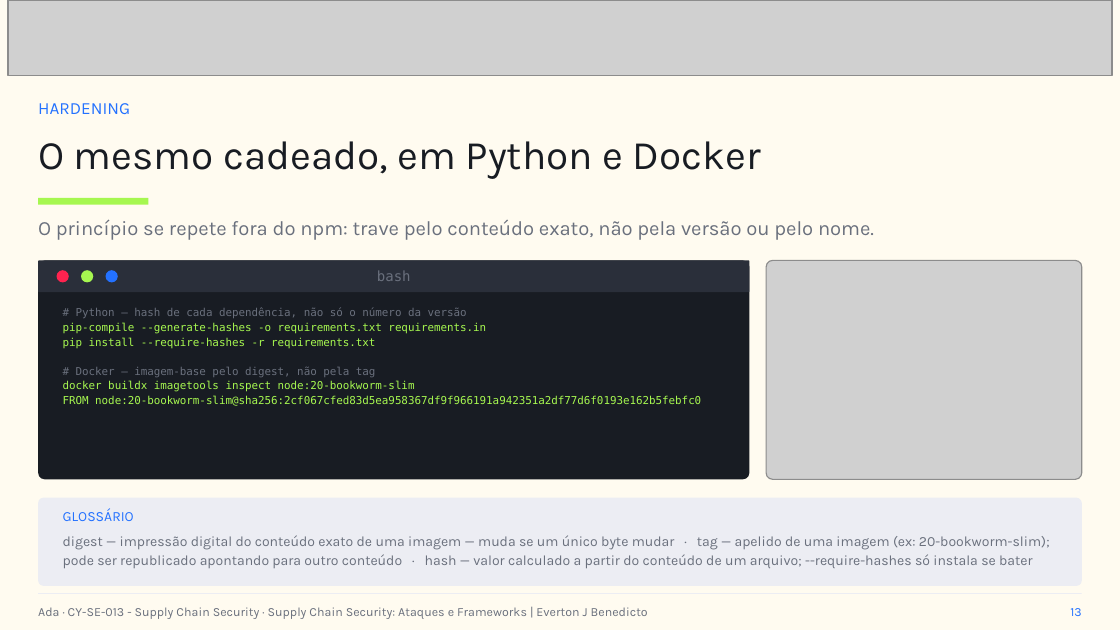
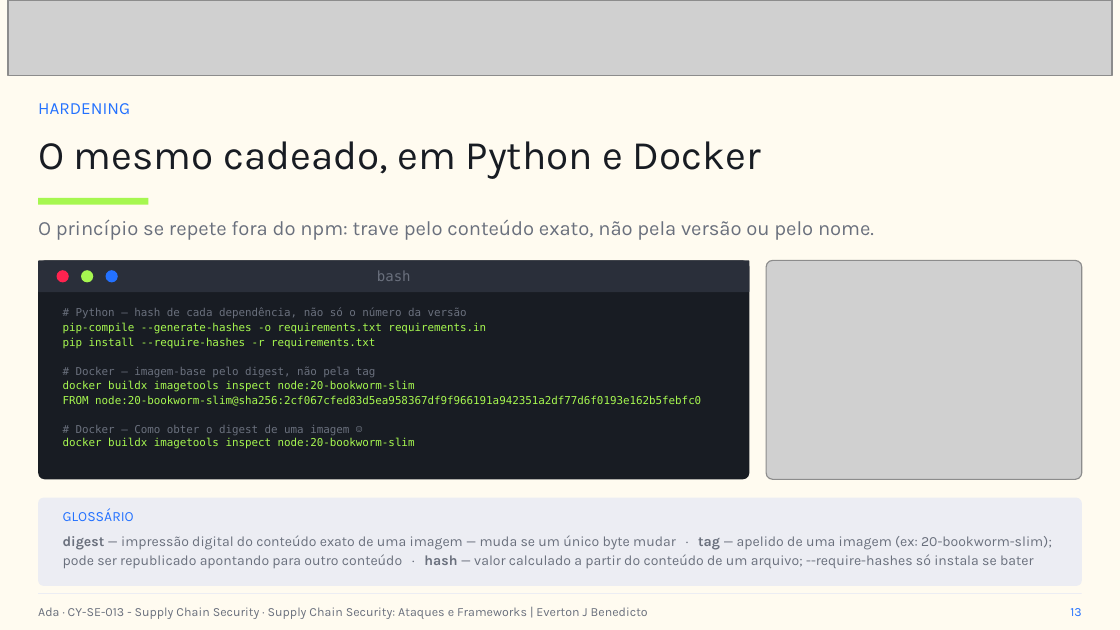
Before and after one commit to everton-dev/AdaTech.Aulas, a slide deck: slide 13 of CY-SE-013 - Supply Chain Security/slides/Aula_06_Supply_Chain_Security_Ataques_e_Frameworks.pptx. Drawn at 1120x630 pixels with LibreOffice and Linux fonts; fonts in the diff are those of the drawing; grey boxes stand for pictures. Boxes give left, top, right and bottom in pixels: in the first picture for what was removed or moved away, otherwise in the second. Text is boxed around its words. In the diff, an @@ line names an element or a change of style, - is before the commit and + after.

```diff
--- a/CY-SE-013 - Supply Chain Security/slides/Aula_06_Supply_Chain_Security_Ataques_e_Frameworks.pptx
+++ b/CY-SE-013 - Supply Chain Security/slides/Aula_06_Supply_Chain_Security_Ataques_e_Frameworks.pptx
@@ text at (63, 425, 415, 449): paragraphs added @@
+# Docker — Como obter o digest de uma imagem ☺
+docker buildx imagetools inspect node:20-bookworm-slim
@@ text "digest — impressão digital do ..." at (63, 535, 1052, 568): bold on in "digest tag hash" @@
```
Also in this commit, not shown: 7 other slides changed, 9 other files.
